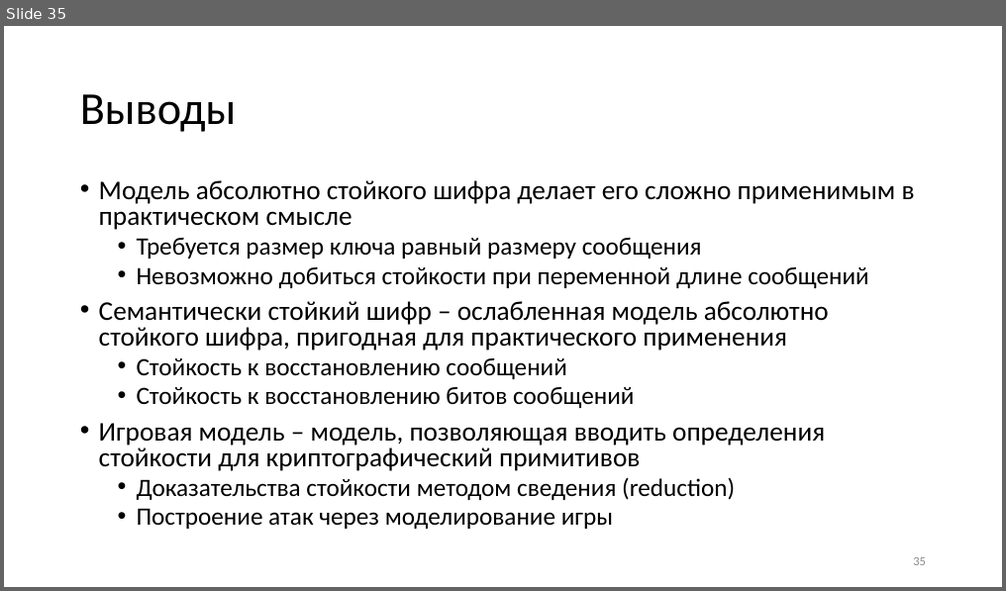
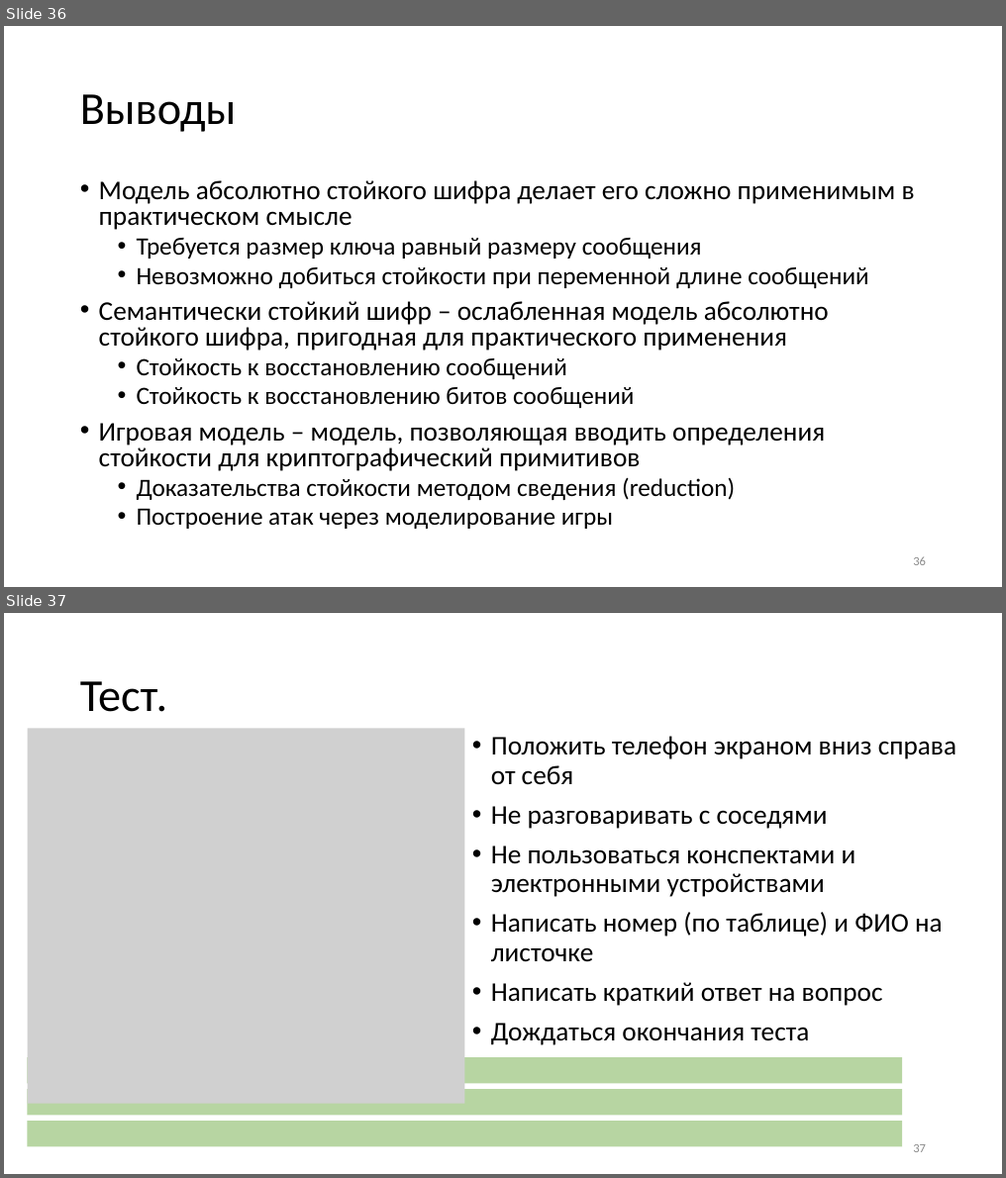
Before and after one commit to CryptoCourse/CryptoLectures, a slide deck: Lectures/Lecture1-b.pptx. Shown one above the other, each under a label of ours: slide 35 before the commit, slides 36 and 37 after it. The pictures are 1006x591 and 1006x1178 pixels, drawn with LibreOffice and Linux fonts; fonts in the diff are those of the drawing; grey boxes stand for pictures. Boxes give left, top, right and bottom in pixels: in the first picture for what was removed or moved away, otherwise in the second. Text is boxed around its words. In the diff, an @@ line names an element or a change of style, - is before the commit and + after.

```diff
--- a/Lectures/Lecture1-b.pptx
+++ b/Lectures/Lecture1-b.pptx
@@ slide 37 added at bbox=[4, 613, 1002, 1174], background #FFFFFF @@
@@ title added at bbox=[80, 681, 167, 712], 44 pt, text #000000 @@
+Тест.
@@ picture added at bbox=[27, 728, 464, 1104] @@
@@ text added at bbox=[491, 736, 956, 1046], 26 pt, text #000000 @@
+• Положить телефон экраном вниз справа от себя
+• Не разговаривать с соседями
+• Не пользоваться конспектами и электронными устройствами
+• Написать номер (по таблице) и ФИО на листочке
+• Написать краткий ответ на вопрос
+• Дождаться окончания теста
@@ rectangle added at bbox=[27, 1058, 902, 1084], fill #70AD47 at 50% opacity @@
@@ rectangle added at bbox=[27, 1089, 902, 1115], fill #70AD47 at 50% opacity @@
@@ rectangle added at bbox=[27, 1121, 902, 1148], fill #70AD47 at 50% opacity @@
@@ page number added at bbox=[913, 1145, 926, 1153], 12 pt, text #8C8C8C @@
+37
@@ what was slide 35 is now slide 36 @@
```
Also in this commit, not shown: 2 slides changed, 1 other slide added, 7 other files.
